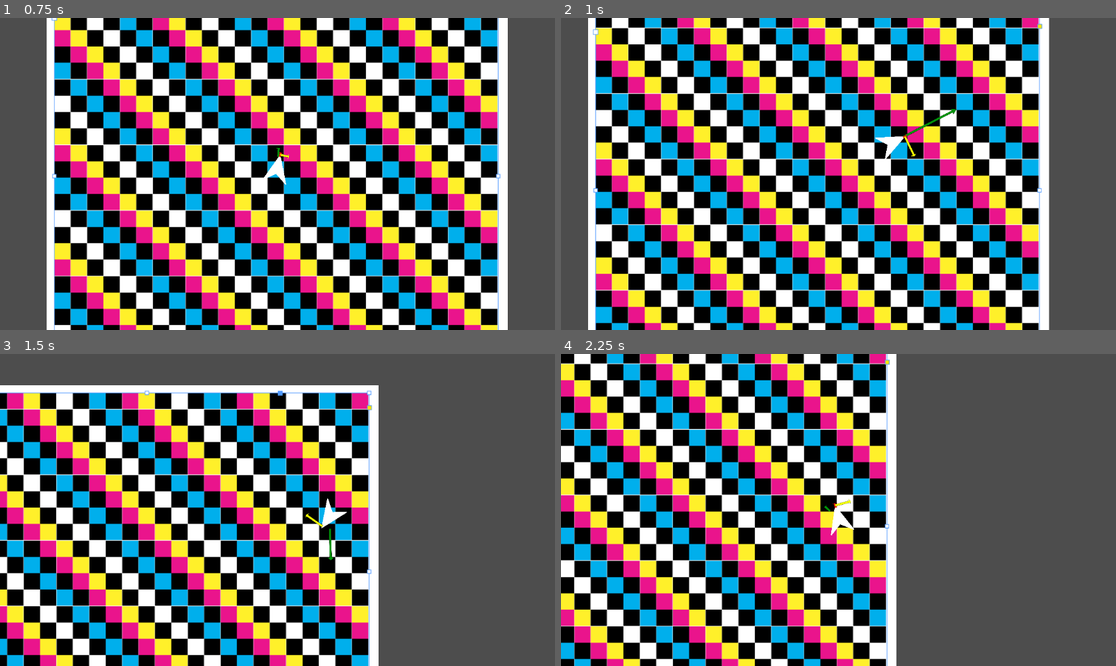
Above: before the commit, frames 1-4 (two rows, left to right).
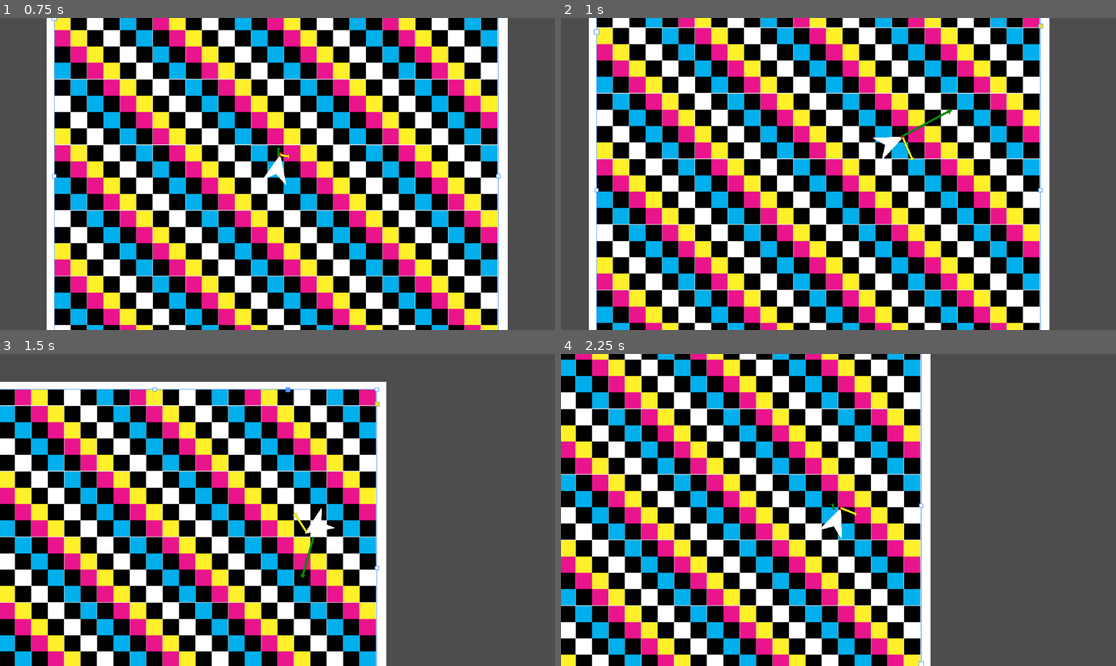
Above: after the commit, the same moments.

Repository: ParadoxArcher/Angle_Advantage
Game: Godot game, scene res://Scenes/GameScene.tscn
The game is run twice, just before and just after one commit, with the same random seed, the same clock (stepped at 60 frames per second) and the same inputs.
Inputs:
- Up to frame 1 (0.75 s): tap Enter at 0.5 s; hold D (RotateRight) from 0.53 s (still down); hold W (Boost) from 0.53 s (still down)
- Up to frame 2 (1 s): keep holding D (RotateRight); keep holding W (Boost); tap Space (Dodge) at 0.8 s
- Up to frame 3 (1.5 s): release D (RotateRight) at 1.28 s; release W (Boost) at 1.28 s; hold Shift (Brake) from 1.28 s (still down); tap Space (Dodge) at 1.35 s
- Up to frame 4 (2.25 s): tap W (Boost) at 1.55 s; release Shift (Brake) at 2.03 s; hold D (RotateRight) from 2.03 s (still down); hold W (Boost) from 2.03 s (still down)

Frame 1 is identical in both runs. In frame 2, 14% of the frame differs, in the area x 4-89%, y 0-100%; in frame 3, 41%; in frame 4, 60%, in the area x 0-67%, y 0-100%.

Commit message:
vault backup: 2025-01-14 19:31:36

Diff:
--- a/zProject Files/Godot/Scripts/PlayerScript.gd
+++ b/zProject Files/Godot/Scripts/PlayerScript.gd
@@ -19,31 +19,28 @@
 ## Rotation Variables
 var RotaSpeed : float = 0
 @export var MaxRota = [PI/24, PI/24] # {0: Fluctuating, 1: BaseMaxRota} ## Beware DodgeMaxRota
-@export var RotaAccel = .02
+@export var RotaAccel = [0.02, .02]
 @export var RotaDecel = [.0075, .0075] # {0: Fluctuating, 1: BaseRotaDecel} ## Beware BrakeDecelMult
 var RotaRate = 0
 
 ##Dodge Variables
-@export var DodgeMaxSpeed = [1.5, .15] # {0: MaxSpeedMultiplier, 1: MaxSpeedDecel}
-@export var DodgeMaxRota = [3, .25] # {0: MaxRotaMultiplier, 1: MaxRotaDecel}
+@export var DodgeMaxSpeed = [2, .15] # {0: MaxSpeedMultiplier, 1: MaxSpeedDecel}
+@export var DodgeRotaAccel = [5, .1] # {0: RotaAccelMult, 1: RotaAccelDecel}
 #endregion
 
 func _physics_process(_delta):
 	var MoveInput = Vector2(Input.get_action_strength("RotateRight") - Input.get_action_strength("RotateLeft"), Input.get_action_strength("Boost") - Input.get_action_strength("Back"))
 
-	#region isBraking
+	#region Brakes
 	if Input.is_action_pressed("Brake"):
-		isBraking = true
+		SpeedDecel[0] = SpeedDecel[1] * BrakeDecelMult[0]
+		RotaDecel[0] = RotaDecel[1] * BrakeDecelMult[1]
 	else:
-		isBraking = false
+		SpeedDecel[0] = SpeedDecel[1]
+		RotaDecel[0] = RotaDecel[1]
 	#endregion
 
 	#region Boost
-	if not isBraking:
-		SpeedDecel[0] = SpeedDecel[1]
-	else:
-		SpeedDecel[0] = SpeedDecel[1] * BrakeDecelMult[0]
-
 	if MoveInput.y > 0 or BoostDecay[0] > 0:
 		if MoveInput.y >= BoostDecay[0]:
 			BoostDir = Vector2(cos(rotation), sin(rotation)) * MoveInput.y
@@ -55,25 +52,21 @@
 	#endregion
 
 	#region Rotation
-	if not isBraking:
-		RotaDecel[0] = RotaDecel[1]
-	else:
-		RotaDecel[0] = RotaDecel[1] * BrakeDecelMult[1]
 
 	if MoveInput.x != 0:
 		var CounterSteer = absf((RotaSpeed / MaxRota[0] ) - MoveInput.x) * CounterScaler[1]
-		RotaRate = RotaAccel + RotaDecel[0] * CounterSteer
+		RotaRate = RotaAccel[0] + RotaDecel[0] * CounterSteer
 	else:
 		RotaRate = RotaDecel[0]
 	#endregion
 
 	#region Dodge
-	if MaxSpeed[0] != MaxSpeed[1] || MaxRota[0] != MaxRota[1]:
-		MaxSpeed[0] -= clampf((MaxSpeed[0] - MaxSpeed[1]) * DodgeMaxSpeed[1], 0, MaxSpeed[0] - MaxSpeed[1])
-		MaxRota[0] -= clampf((MaxRota[0] - MaxRota[1]) * DodgeMaxRota[1], 0, MaxRota[0] - MaxRota[1])
+	if MaxSpeed[0] != MaxSpeed[1] || RotaAccel[0] != RotaAccel[1]:
+		MaxSpeed[0] -= clampf((MaxSpeed[0] - MaxSpeed[1] ) * DodgeMaxSpeed[1], 0, MaxSpeed[0] - MaxSpeed[1])
+		RotaAccel[0] -= clampf((RotaAccel[0] - RotaAccel[1] ) * DodgeRotaAccel[1], 0, RotaAccel[0] - RotaAccel[1])
 
 	if Input.is_action_just_pressed("Dodge"):
-		Dodge(Vector2(MoveInput.x, -MoveInput.y))
+		Dodge(Vector2(MoveInput.x, -MoveInput.y).normalized())
 	#endregion
 
 	#region WallBoost...w
@@ -132,12 +125,12 @@
 	#endregion
 
 func Dodge(DodgeDir):
+	BoostDir = Vector2(0,0)
+	BoostDecay[0] = 0
+
+	MaxSpeed[0] = MaxSpeed[1] * DodgeMaxSpeed[0]
+	RotaAccel[0] = RotaAccel[1] * DodgeRotaAccel[0]
 
 	if DodgeDir.normalized().is_zero_approx():
 		DodgeDir = Vector2(0,-1)
-	MaxSpeed[0] = MaxSpeed[1] * DodgeMaxSpeed[0]
-	MaxRota[0] = MaxRota[1] * DodgeMaxRota[0]
 	velocity = MaxSpeed[0] * DodgeDir.rotated(rotation + PI/2)
-
-	BoostDir = Vector2(0,0)
-	BoostDecay[0] = 0
Not shown, changed: .obsidian/workspace.json
